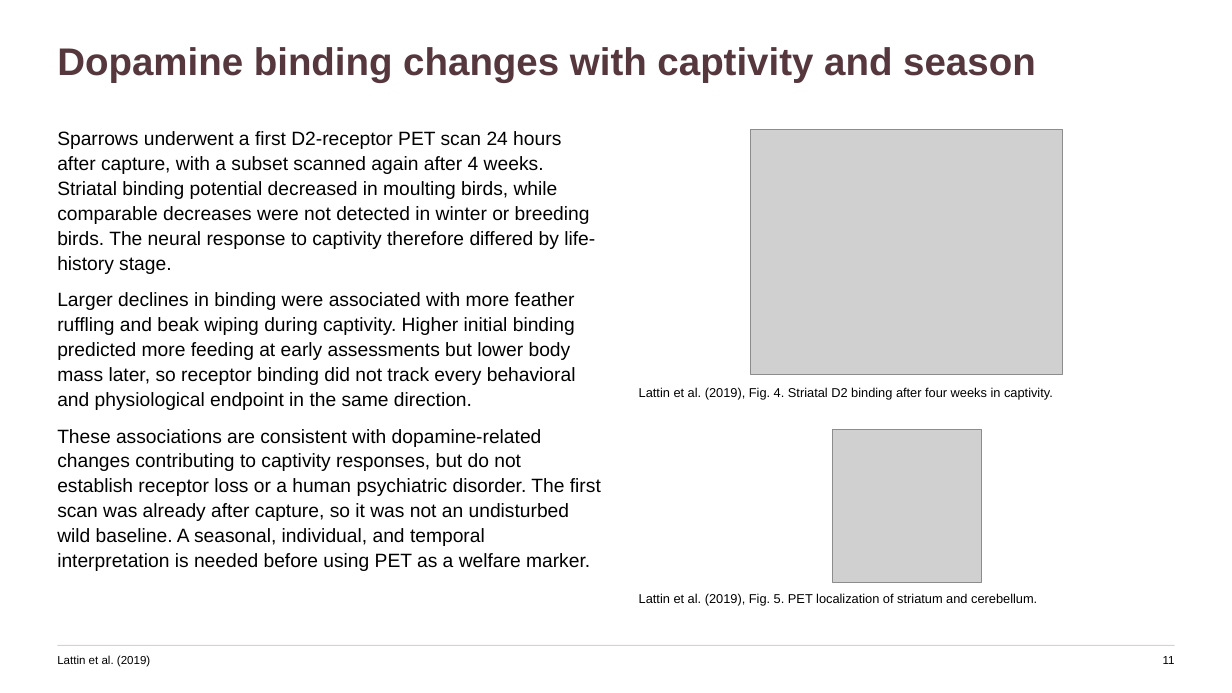
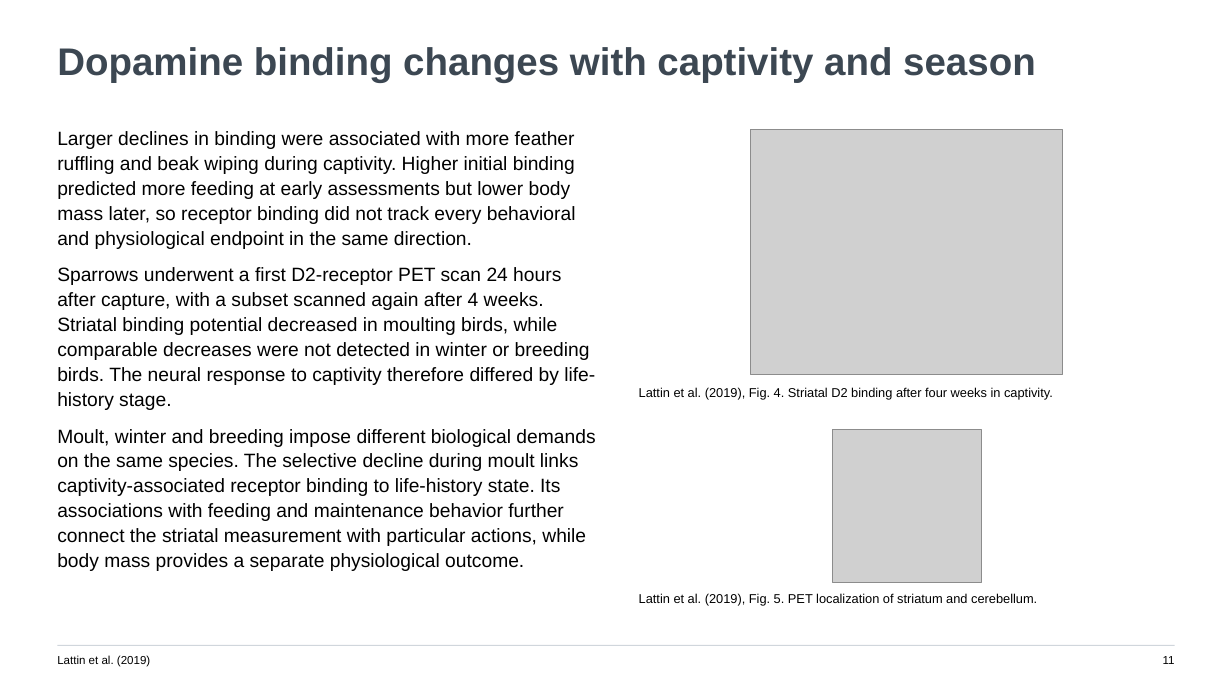
Before and after one commit to jordanxxlopez/NEUROETHOLOGY, a slide deck: slide 11 of lectures/L53/Neuroethology_Lecture53_FA2026.pptx. Drawn at 1232x693 pixels with LibreOffice and Linux fonts; fonts in the diff are those of the drawing; grey boxes stand for pictures. Boxes give left, top, right and bottom in pixels: in the first picture for what was removed or moved away, otherwise in the second. Text is boxed around its words. In the diff, an @@ line names an element or a change of style, - is before the commit and + after.

Commit message:
Revise Lecture 53 with teaching-focused paragraphs and new theme

```diff
--- a/lectures/L53/Neuroethology_Lecture53_FA2026.pptx
+++ b/lectures/L53/Neuroethology_Lecture53_FA2026.pptx
@@ text "Dopamine binding changes with captivity ..." at (57,47,1036,83): text colour #56373E to #3C4752 @@
@@ text at (57,131,576,249): paragraph added @@
+Larger declines in binding were associated with more feather ruffling and beak wiping during captivity. Higher initial binding predicted more feeding at early assessments but lower body mass later, so receptor binding did not track every behavioral and physiological endpoint in the same direction.
@@ text at (57,429,595,571): text changed @@
-Larger declines in binding were associated with more feather ruffling and beak wiping during captivity. Higher initial binding predicted more feeding at early assessments but lower body mass later, so receptor binding did not track every behavioral and physiological endpoint in the same direction.
-These associations are consistent with dopamine-related changes contributing to captivity responses, but do not establish receptor loss or a human psychiatric disorder. The first scan was already after capture, so it was not an undisturbed wild baseline. A seasonal, individual, and temporal interpretation is needed before using PET as a welfare marker.
+Moult, winter and breeding impose different biological demands on the same species. The selective decline during moult links captivity-associated receptor binding to life-history state. Its associations with feeding and maintenance behavior further connect the striatal measurement with particular actions, while body mass provides a separate physiological outcome.
@@ rectangle at (57,645,1175,646): fill #DFCDD2 to #D0D6DC @@
```
Also in this commit, not shown: 45 other slides changed, 7 other files.
